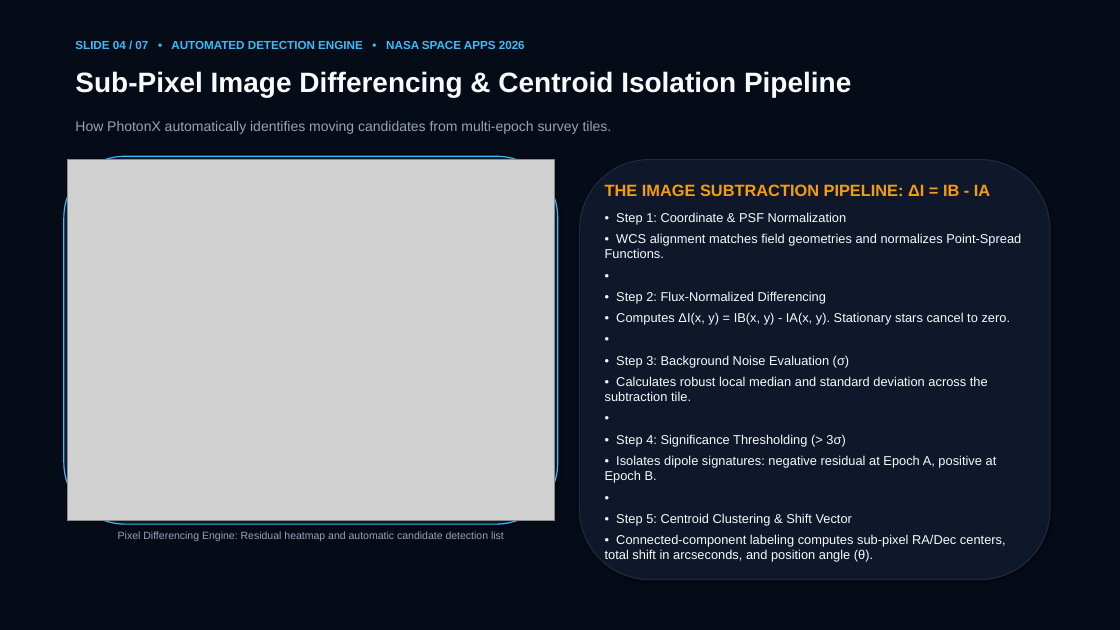
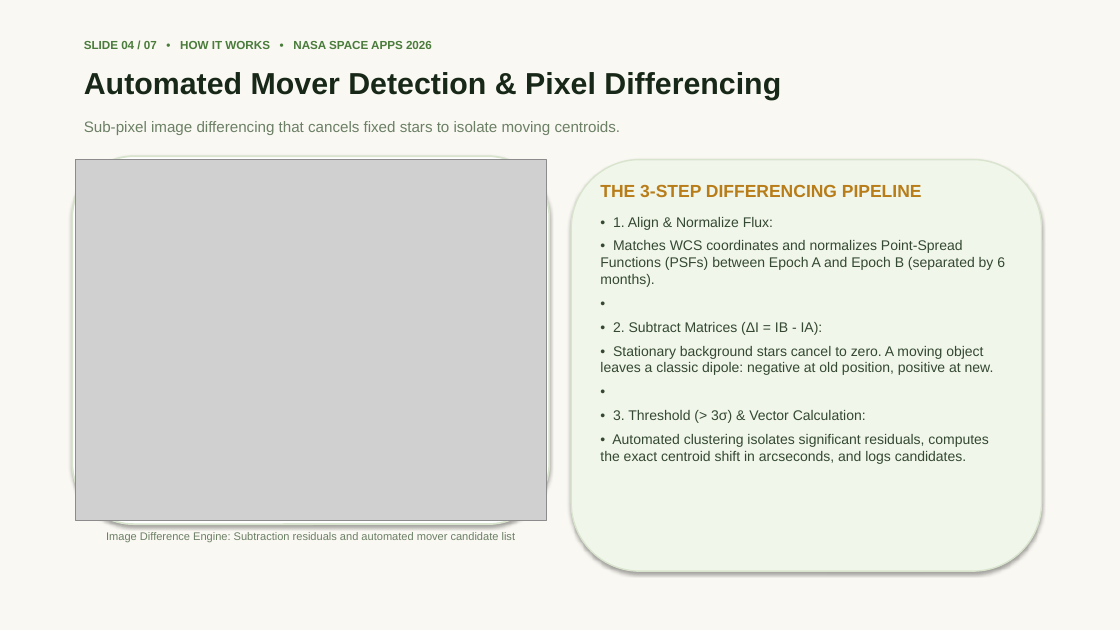
Before and after one commit to Mazonia/photonx, a slide deck: slide 4 of PhotonX_Official_Presentation.pptx. Drawn at 1120x630 pixels with LibreOffice and Linux fonts; fonts in the diff are those of the drawing; grey boxes stand for pictures. Boxes give left, top, right and bottom in pixels: in the first picture for what was removed or moved away, otherwise in the second. Text is boxed around its words. In the diff, an @@ line names an element or a change of style, - is before the commit and + after.

```diff
--- a/PhotonX_Official_Presentation.pptx
+++ b/PhotonX_Official_Presentation.pptx
@@ rectangle at [0,0,1120,630]: fill #060B18 to #FAF8F2; outline #060B18 0.75 pt to #FAF8F2 0.75 pt @@
@@ text at [84,41,432,49]: text changed; text colour #38BDF8 to #4A7C3B @@
-SLIDE 04 / 07 • AUTOMATED DETECTION ENGINE • NASA SPACE APPS 2026
+SLIDE 04 / 07 • HOW IT WORKS • NASA SPACE APPS 2026
@@ text at [84,72,781,101]: text changed; size 24 to 26 pt; text colour #F8FAFC to #182818 @@
-Sub-Pixel Image Differencing & Centroid Isolation Pipeline
+Automated Mover Detection & Pixel Differencing
@@ text at [84,121,621,135]: text changed; size 12 to 13 pt; text colour #94A3B8 to #6C8066 @@
-How PhotonX automatically identifies moving candidates from multi-epoch survey tiles.
+Sub-pixel image differencing that cancels fixed stars to isolate moving centroids.
@@ rounded rectangle: place and size @@
-rounded rectangle at [64,156,558,524]
+rounded rectangle at [72,156,549,524]
@@ rounded rectangle at [72,156,549,524]: fill #0F172A to #FFFFFF; outline #38BDF8 1 pt to #D9E4CE 1.5 pt @@
@@ picture: place and size @@
-picture at [67,160,555,521]
+picture at [76,160,546,521]
@@ rounded rectangle: place and size @@
-rounded rectangle at [580,160,1050,580]
+rounded rectangle at [571,160,1042,571]
@@ rounded rectangle at [571,160,1042,571]: fill #0F172A to #F0F6EA; outline #1E293B 1 pt to #D9E4CE 1.2 pt @@
@@ text "THE 3-STEP DIFFERENCING PIPELINE" at [600,184,1005,464]: size 11 to 12 pt, text colour #F8FAFC to #344832 in "•", "•"; more space between paragraphs @@
@@ text at [600,184,1005,287]: text changed; size 11 to 12 pt; text colour #F8FAFC to #344832 @@
-THE IMAGE SUBTRACTION PIPELINE: ΔI = IB - IA
-• Step 1: Coordinate & PSF Normalization
-• WCS alignment matches field geometries and normalizes Point-Spread Functions.
+THE 3-STEP DIFFERENCING PIPELINE
+• 1. Align & Normalize Flux:
+• Matches WCS coordinates and normalizes Point-Spread Functions (PSFs) between Epoch A and Epoch B (separated by 6 months).
@@ text at [600,322,994,375]: text changed; size 11 to 12 pt; text colour #F8FAFC to #344832 @@
-• Step 2: Flux-Normalized Differencing
-• Computes ΔI(x, y) = IB(x, y) - IA(x, y). Stationary stars cancel to zero.
+• 2. Subtract Matrices (ΔI = IB - IA):
+• Stationary background stars cancel to zero. A moving object leaves a classic dipole: negative at old position, positive at new.
@@ text at [600,410,989,464]: text changed; size 11 to 12 pt; text colour #F8FAFC to #344832 @@
-• Step 3: Background Noise Evaluation (σ)
-• Calculates robust local median and standard deviation across the subtraction tile.
-•
-• Step 4: Significance Thresholding (> 3σ)
-• Isolates dipole signatures: negative residual at Epoch A, positive at Epoch B.
-•
-• Step 5: Centroid Clustering & Shift Vector
-• Connected-component labeling computes sub-pixel RA/Dec centers, total shift in arcseconds, and position angle (θ).
+• 3. Threshold (> 3σ) & Vector Calculation:
+• Automated clustering isolates significant residuals, computes the exact centroid shift in arcseconds, and logs candidates.
@@ text at [106,532,516,542]: text changed; size 9 to 9.5 pt; text colour #94A3B8 to #6C8066 @@
-Pixel Differencing Engine: Residual heatmap and automatic candidate detection list
+Image Difference Engine: Subtraction residuals and automated mover candidate list
```
Also in this commit, not shown: 5 other slides changed, 1 slide added, 1 slide removed, 4 other files.
